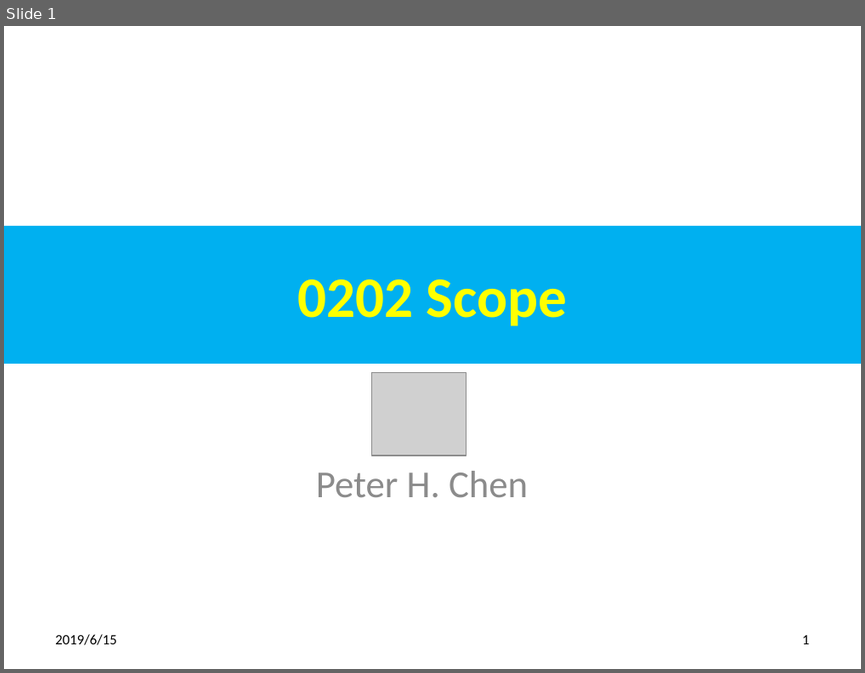
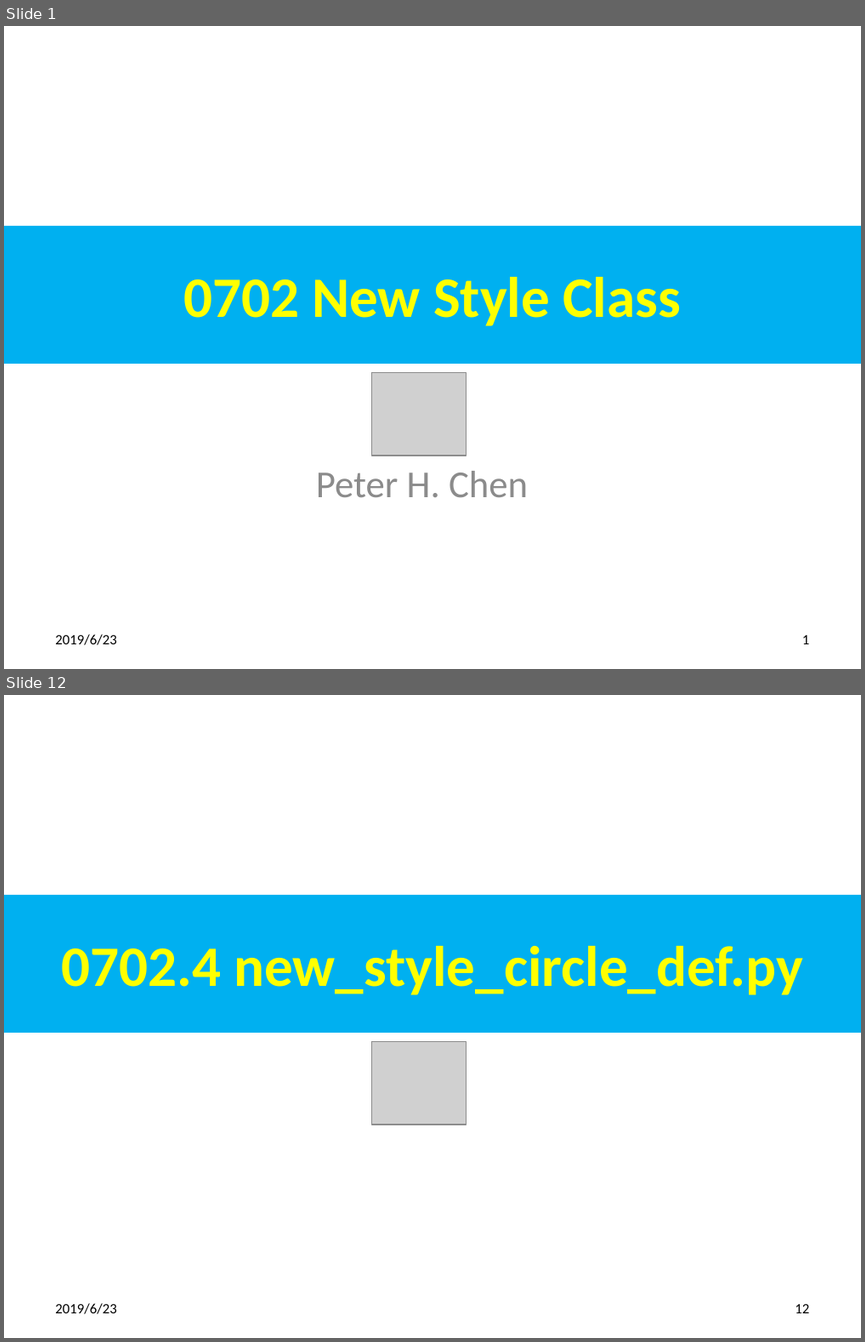
Before and after one commit to pchen0723/700-Python-Adv, a slide deck: 07_OverrideClass/0902_Class.pptx. Shown one above the other, each under a label of ours: slide 1 before the commit, slides 1 and 12 after it; the slides between them are not shown. The pictures are 865x673 and 865x1342 pixels, drawn with LibreOffice and Linux fonts; fonts in the diff are those of the drawing; grey boxes stand for pictures. Boxes give left, top, right and bottom in pixels: in the first picture for what was removed or moved away, otherwise in the second. Text is boxed around its words. In the diff, an @@ line names an element or a change of style, - is before the commit and + after.

```diff
--- a/07_OverrideClass/0902_Class.pptx
+++ b/07_OverrideClass/0902_Class.pptx
@@ slide 12 added at (4,695,861,1338), background #FFFFFF @@
@@ title added at (4,895,861,1032), fill #00B0F0, 48 pt, text #FFFF00, bold @@
+0702.4 new_style_circle_def.py
@@ picture added at (371,1041,466,1124) @@
@@ text added at (55,1303,116,1314), 12 pt, text #000000 @@
+2019/6/23
@@ page number added at (794,1304,809,1313), 12 pt, text #000000 @@
+12
@@ slide 1 changed as well @@
@@ title at (183,277,681,326): text changed @@
-0202 Scope
+0702 New Style Class
@@ text at (55,634,116,645): text changed @@
-2019/6/15
+2019/6/23
```
Also in this commit, not shown: 2 other slides changed, 29 other slides added, 17 other files.
